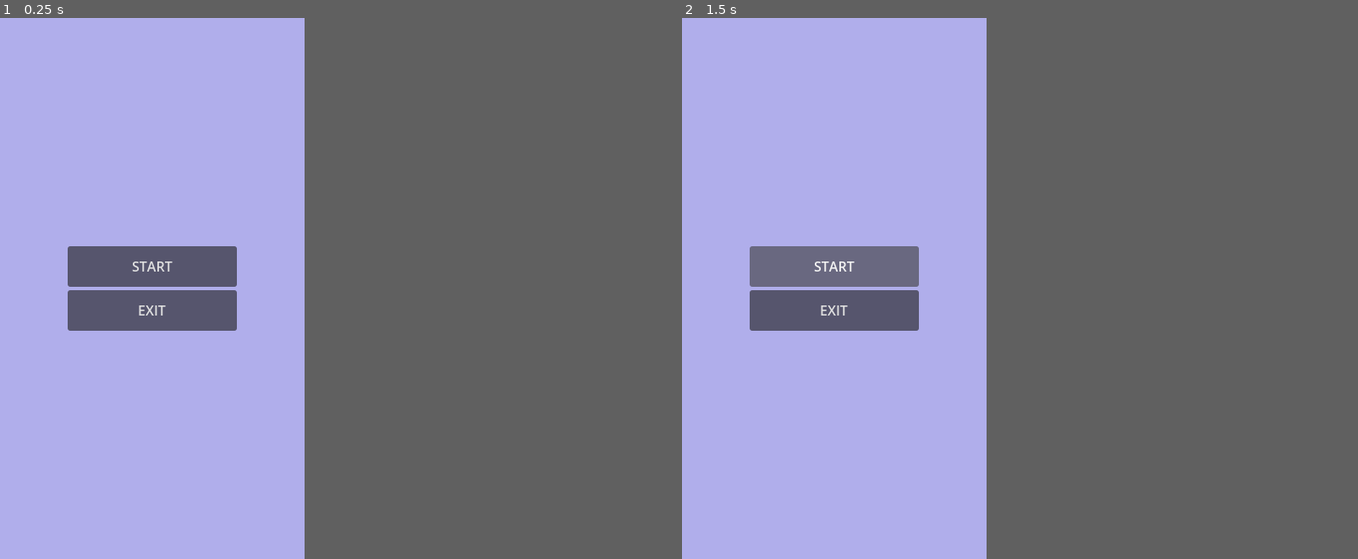
Above: before the commit, frames 1-2 (left to right).
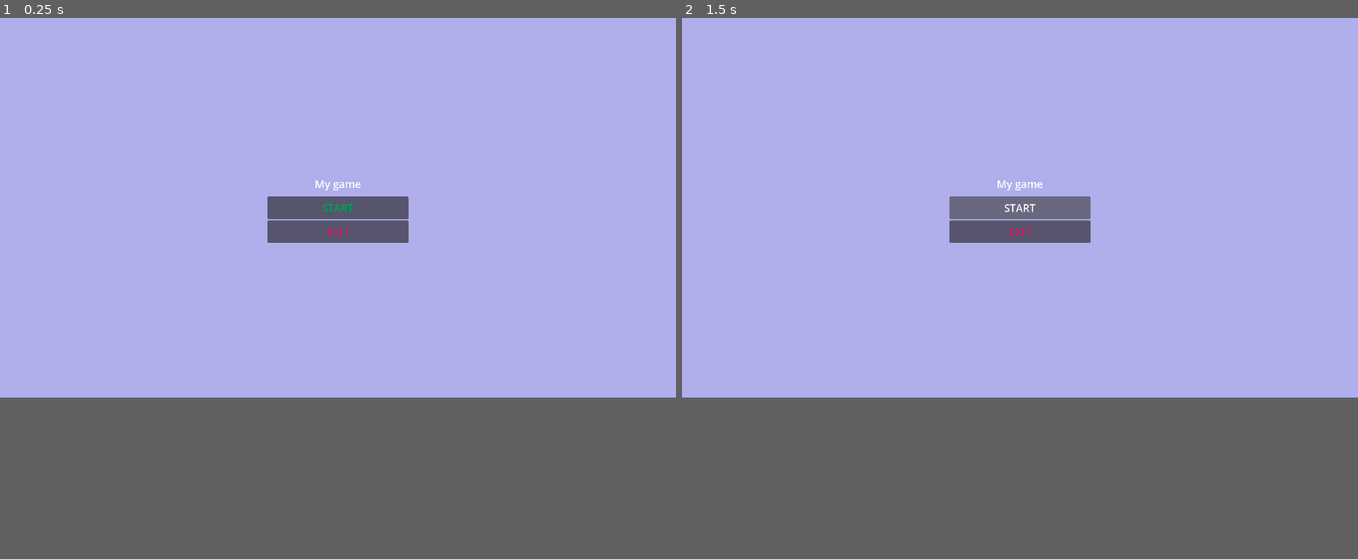
Above: after the commit, the same moments.

Repository: AdrianSasin/Godot-UI-playground
Game: Godot game, scene res://start_menu.tscn
Two runs of this game, one before a commit and one after it. Both use one fixed random seed, a clock stepped at 60 frames per second and the inputs below.
Inputs:
- Up to frame 1 (0.25 s): no input
- Up to frame 2 (1.5 s): click "START" at 0.5 s; click "START" at 1.25 s
In our replay, the window is 360x640 before the commit and 799x449 after it. These sizes can differ from the game's own. Grey fills any space a smaller window leaves; there, only what the larger window draws over its background counts as a difference.

The runs differ from the first frame. In frame 1, 5.6% of the frame differs, in the area x 10-61%, y 30-58%; in frame 2, 5.6%.

Commit message:
simple start menu set-up

Diff:
--- a/project.godot
+++ b/project.godot
@@ -17,9 +17,8 @@
 
 [display]
 
-window/size/viewport_width=360
-window/size/viewport_height=640
-window/stretch/mode="viewport"
+window/size/viewport_width=1920
+window/size/viewport_height=1080
 window/stretch/scale_mode="integer"
 
 [physics]
--- a/start_menu.tscn
+++ b/start_menu.tscn
@@ -1,10 +1,31 @@
 [gd_scene format=3 uid="uid://ctnc2bj44nvpg"]
 
-[node name="Start Menu" type="Node2D" unique_id=1868681964]
+[sub_resource type="Theme" id="Theme_ndybt"]
+
+[sub_resource type="LabelSettings" id="LabelSettings_jwbto"]
+font_size = 30
+
+[node name="Control" type="Control" unique_id=304772807]
+layout_mode = 3
+anchors_preset = 15
+anchor_right = 1.0
+anchor_bottom = 1.0
+grow_horizontal = 2
+grow_vertical = 2
 
 [node name="Background" type="ColorRect" parent="." unique_id=947024745]
-offset_right = 360.0
-offset_bottom = 640.0
+layout_mode = 1
+anchors_preset = 8
+anchor_left = 0.5
+anchor_top = 0.5
+anchor_right = 0.5
+anchor_bottom = 0.5
+offset_left = -960.0
+offset_top = -540.0
+offset_right = 960.0
+offset_bottom = 540.0
+grow_horizontal = 2
+grow_vertical = 2
 color = Color(0.69005686, 0.6807211, 0.92152756, 1)
 
 [node name="VBoxContainer" type="VBoxContainer" parent="Background" unique_id=1375672180]
@@ -14,20 +35,34 @@
 anchor_top = 0.5
 anchor_right = 0.5
 anchor_bottom = 0.5
-offset_left = -100.0
-offset_top = -50.0
-offset_right = 100.0
-offset_bottom = 50.0
+offset_left = -200.0
+offset_top = -100.0
+offset_right = 200.0
+offset_bottom = 100.0
 grow_horizontal = 2
 grow_vertical = 2
+theme = SubResource("Theme_ndybt")
+
+[node name="Label" type="Label" parent="Background/VBoxContainer" unique_id=1849962183]
+layout_mode = 2
+size_flags_vertical = 3
+theme_override_font_sizes/font_size = 30
+text = "My game"
+label_settings = SubResource("LabelSettings_jwbto")
+horizontal_alignment = 1
+vertical_alignment = 1
 
 [node name="StartButton" type="Button" parent="Background/VBoxContainer" unique_id=939295273]
 layout_mode = 2
 size_flags_vertical = 3
+theme_override_colors/font_color = Color(3.2247603e-06, 0.6424941, 0.30044267, 1)
+theme_override_font_sizes/font_size = 30
 text = "START"
 
 [node name="ExitButton" type="Button" parent="Background/VBoxContainer" unique_id=215890048]
 layout_mode = 2
 size_flags_vertical = 3
+theme_override_colors/font_color = Color(0.8513156, 0.07992574, 0.36239472, 1)
+theme_override_font_sizes/font_size = 30
 text = "EXIT
 "
